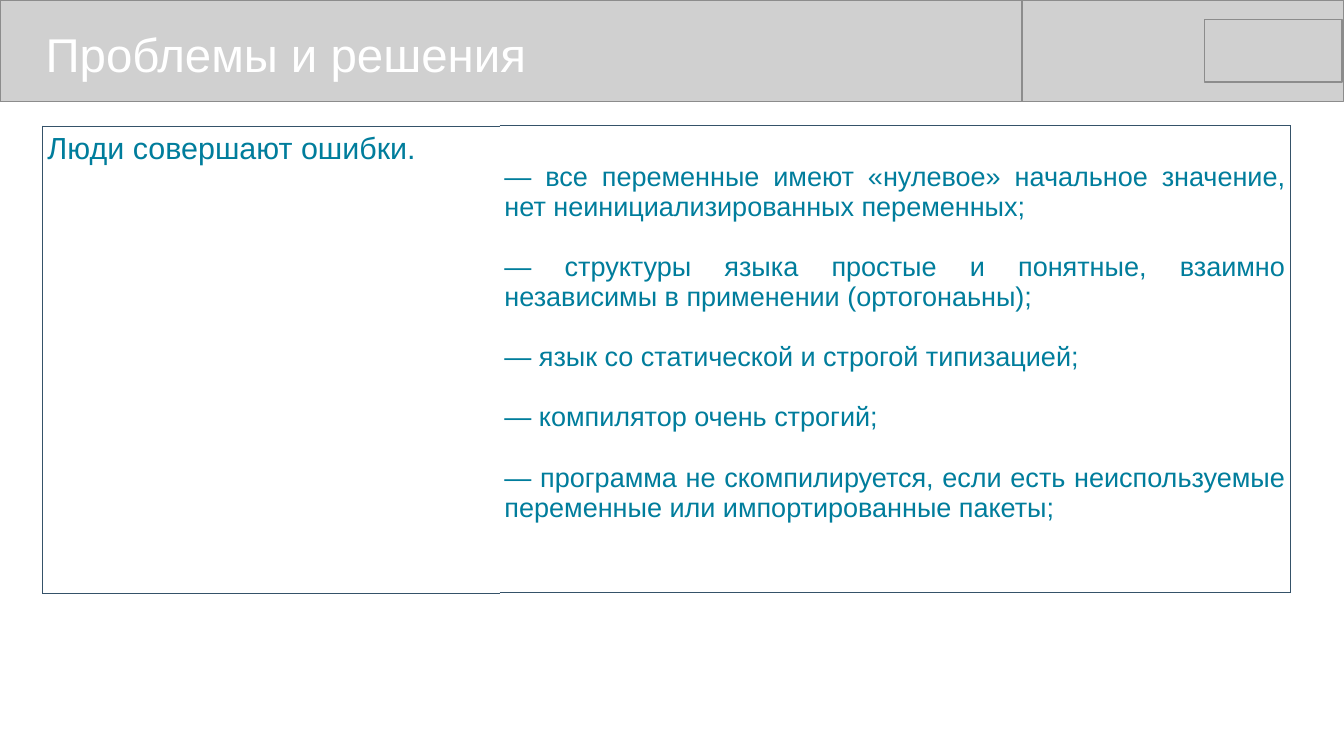
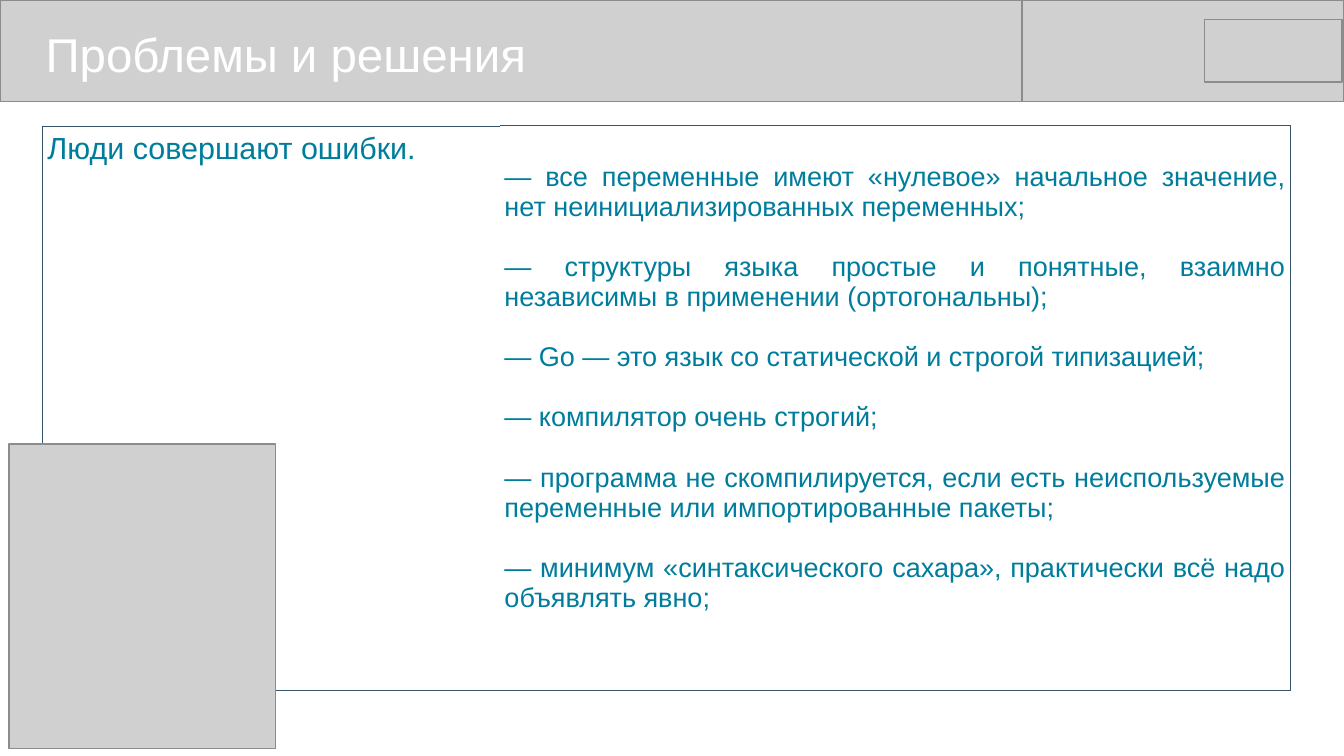
Before and after one commit to mike-shock/Go_language, a slide deck: slide 6 of view/Go_View.odp (slide 5 before the commit). Drawn at 1344x756 pixels with LibreOffice and Linux fonts; fonts in the diff are those of the drawing; grey boxes stand for pictures. Boxes give left, top, right and bottom in pixels: in the first picture for what was removed or moved away, otherwise in the second. Text is boxed around its words. In the diff, an @@ line names an element or a change of style, - is before the commit and + after.

```diff
--- a/view/Go_View.odp
+++ b/view/Go_View.odp
@@ table at bbox=[43, 126, 1292, 648] @@
-row 1, column 2: — все переменные имеют «нулевое» начальное значение, нет неинициализированных переменных; / — структуры языка простые и понятные, взаимно независимы в применении (ортогонаьны); / — язык со статической и строгой типизацией; / — компилятор очень строгий; / — программа не скомпилируется, если есть неиспользуемые переменные или импортированные пакеты;
+row 1, column 2: — все переменные имеют «нулевое» начальное значение, нет неинициализированных переменных; / — структуры языка простые и понятные, взаимно независимы в применении (ортогональны); / — Go — это язык со статической и строгой типизацией; / — компилятор очень строгий; / — программа не скомпилируется, если есть неиспользуемые переменные или импортированные пакеты; / — минимум «синтаксического сахара», практически всё надо объявлять явно;
@@ picture added at bbox=[9, 444, 276, 749] @@
```
Also in this commit, not shown: 13 other slides changed, 1 slide added, 6 other files.
